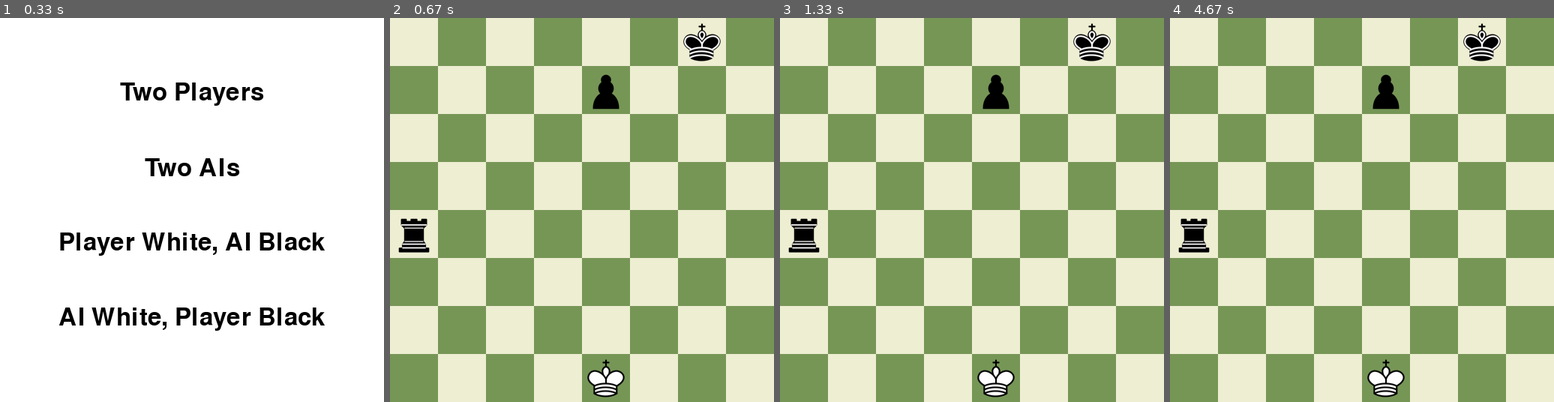
Above: before the commit, frames 1-4 (left to right).
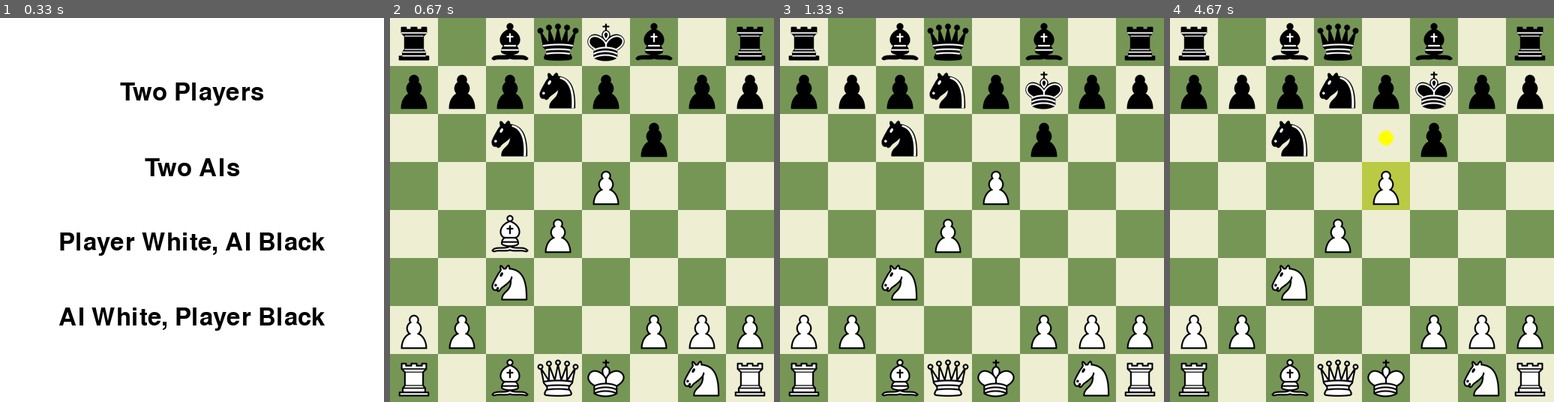
Above: after the commit, the same moments.

Repository: LeQuangMien10/ChessAI
Game: pygame game, started from main.py
Same seed, same stepped clock (60 frames per second), same inputs: the game is played once before the commit and once after it.
Inputs (mouse positions are in pixels of both pictures, inside the frame that each line leads up to):
- Up to frame 1 (0.33 s): no input
- Up to frame 2 (0.67 s): click (582, 244) at 0.38 s
- Up to frame 3 (1.33 s): click (879, 213) at 0.72 s; click (1029, 75) at 1.05 s
- Up to frame 4 (4.67 s): click (1504, 344) at 1.38 s; click (1369, 79) at 1.72 s; click (1342, 309) at 2.05 s; click (1350, 144) at 2.38 s; click (1308, 129) at 2.72 s; click (1461, 175) at 3.05 s; click (1481, 202) at 3.38 s; click (1442, 140) at 3.72 s; click (1250, 137) at 4.05 s; click (1377, 194) at 4.38 s

Frame 1 is identical in both runs. In frame 2, 15% of the frame differs, in the area x 2-98%, y 1-99%; in frame 3, 14%; in frame 4, 16%.

Commit message:
MATE IN ONE

Diff:
--- a/config.py
+++ b/config.py
@@ -59,6 +59,7 @@
 # Test mate in 5
 FEN_STRING_MATE_IN_FIVE = '4rb1k/2pqn2p/6pn/ppp3N1/P1QP2b1/1P2p3/2B3PP/B3RRK1 w - - 0 1'
 
+FEN_STRING_MATE_IN_ONE = 'r1bqkb1r/pppnp1pp/2n2p2/4P3/2BP4/2N5/PP3PPP/R1BQK1NR w KQkq - 0 1'
 
 PAWN_POSITION_BONUS = [
     [ 0,  0,  0,  0,  0,  0,  0,  0],
--- a/main.py
+++ b/main.py
@@ -146,7 +146,7 @@
             handle_game_end()
             break
 
-board = chess.Board(FEN_STRING_ENDGAME_5) # Thêm Fen_string trong config để test
+board = chess.Board(FEN_STRING_MATE_IN_ONE) # Thêm Fen_string trong config để test
 selected_square = None
 legal_moves = []
 clock = pygame.time.Clock()
